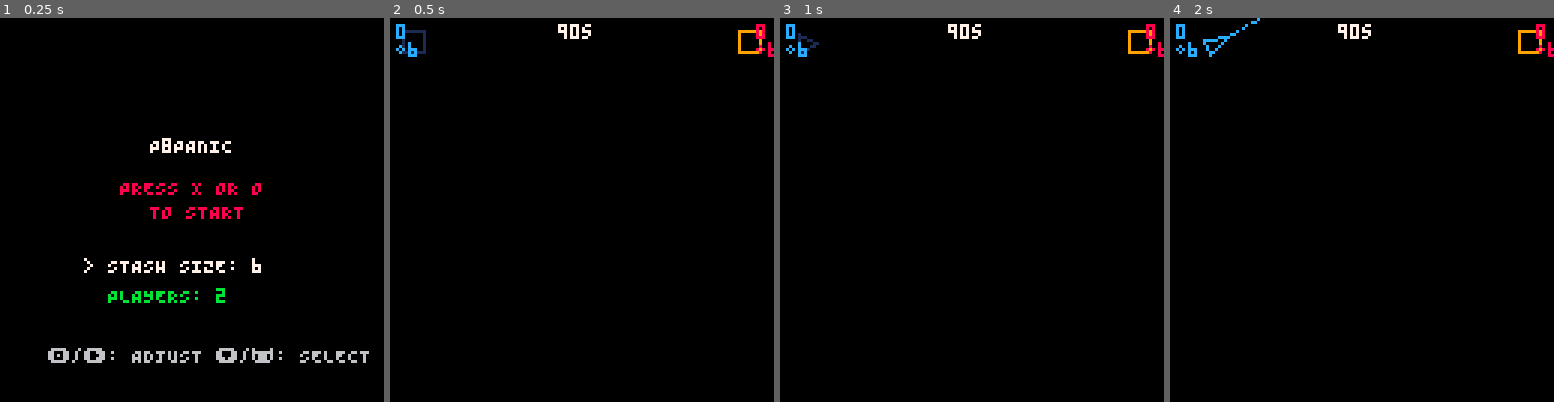
Above: before the commit, frames 1-4 (left to right).
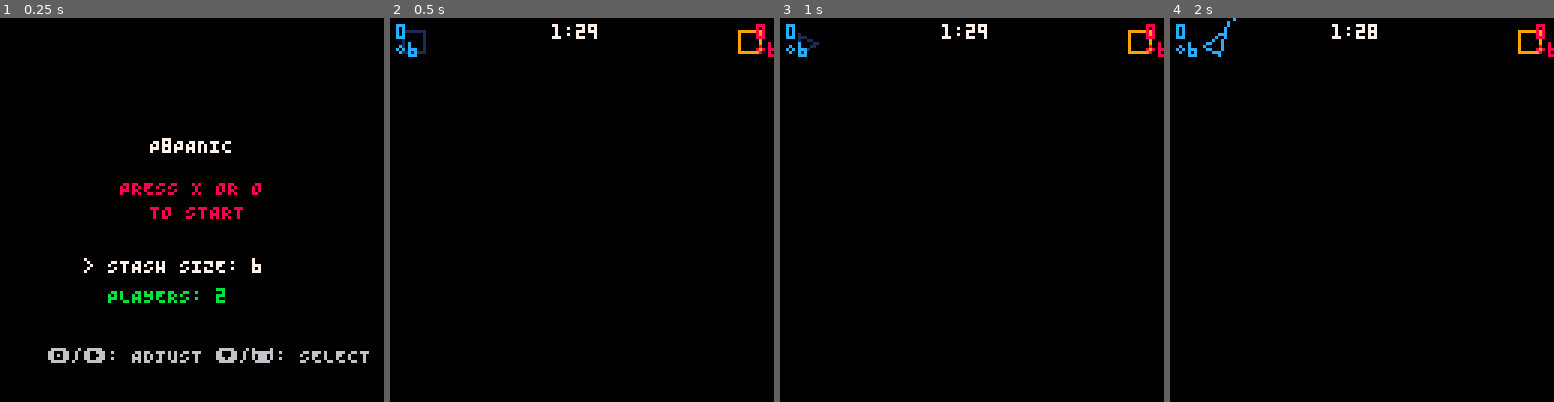
Above: after the commit, the same moments.

Repository: Arcadesys/p8panic
Game: PICO-8 cartridge p_8_panic.p8
Same seed, same stepped clock (60 frames per second), same inputs: the game is played once before the commit and once after it.
Inputs:
- Up to frame 1 (0.25 s): no input
- Up to frame 2 (0.5 s): tap X (X key) at 0.33 s
- Up to frame 3 (1 s): tap O (Z key) at 0.7 s
- Up to frame 4 (2 s): tap X (X key) at 1.07, 1.85 s; hold Right from 1.6 s (still down); tap O (Z key) at 1.7 s

Frame 1 is identical in both runs. In frame 2, 0.3% of the frame differs, in the area x 42-54%, y 1-6%; in frame 3, 0.3%; in frame 4, 0.5%, in the area x 8-54%, y 0-11%.

Commit message:
Refactor game logic and scoring: Improve error handling, reset defender states, and enhance timer display format; update cursor orientation management.

Diff:
--- a/p_8_panic.p8
+++ b/p_8_panic.p8
@@ -1,5 +1,5 @@
 pico-8 cartridge // http://www.pico-8.com
-version 42
+version 16
 __lua__
 ---@diagnostic disable: undefined-global
 -- p8panic - A game of tactical geometry
@@ -163,7 +163,9 @@
 -------------------------------------------
 -- Game Logic & Main Loop Integration    --
 -------------------------------------------
+-- Define the internal game logic update function
 function internal_update_game_logic()
+  -- Reset defender states before scoring
   for _, p_item in ipairs(pieces) do
     if p_item.type == "defender" then
       p_item.hits = 0
@@ -172,7 +174,13 @@
       p_item.captured_flag = false -- Reset captured flag
     end
   end
-  if score_pieces then score_pieces() else printh("Error: score_pieces is nil in internal_update_game_logic!") end
+
+  -- Call the scoring function from 2.scoring.lua
+  if score_pieces then
+    score_pieces()
+  else
+    printh("Error: score_pieces is nil in internal_update_game_logic!")
+  end
 end
 
 function go_to_state(new_state)
@@ -205,13 +213,24 @@
   end
 
   -- Assign function pointers here, after all tabs are loaded
-  original_update_game_logic_func = internal_update_game_logic
+  if internal_update_game_logic then
+    original_update_game_logic_func = internal_update_game_logic
+  else
+    printh("ERROR: internal_update_game_logic is NIL in _init!", true)
+    -- Define a fallback internal update function if needed
+    original_update_game_logic_func = function() end
+  end
+
   if update_controls then
     original_update_controls_func = update_controls
   else
     printh("ERROR: update_controls is NIL in _init!", true)
-  end
-  if not score_pieces then
+    -- Define a fallback controls function if needed
+    original_update_controls_func = function() end
+  end
+
+  -- Check if score_pieces is available (no need to assign it)
+  if not _ENV.score_pieces then
      printh("ERROR: score_pieces is NIL in _init!", true)
   end
 
@@ -266,8 +285,23 @@
 end
 
 function update_playing_state()
-  if original_update_controls_func then original_update_controls_func() else printh("Error: original_update_controls_func is nil!") end
-  if original_update_game_logic_func then original_update_game_logic_func() else printh("Error: original_update_game_logic_func is nil!") end
+  -- Update game controls
+  if original_update_controls_func then
+    original_update_controls_func()
+  else
+    printh("Error: original_update_controls_func is nil in update_playing_state!")
+  end
+
+  -- Update game logic - carefully wrapped to avoid errors
+  if original_update_game_logic_func then
+    if type(original_update_game_logic_func) == "function" then
+      original_update_game_logic_func()
+    else
+      printh("Error: original_update_game_logic_func is not a function in update_playing_state!")
+    end
+  else
+    printh("Error: original_update_game_logic_func is nil in update_playing_state!")
+  end
 
   -- Update game timer (decrease by 1/30th of a second each frame)
   GAME_TIMER = max(0, GAME_TIMER - (1/30))
@@ -284,16 +318,7 @@
   if current_game_state == GAME_STATE_MENU then
     update_menu_state()
   elseif current_game_state == GAME_STATE_PLAYING then
-    if original_update_controls_func then
-      original_update_controls_func()
-    else
-      printh("Error: original_update_controls_func is nil in _update!")
-    end
-    if original_update_game_logic_func then
-      original_update_game_logic_func()
-    else
-      printh("Error: original_update_game_logic_func is nil in _update!")
-    end
+    update_playing_state() -- Call the playing state update function
   end
 end
 
@@ -337,9 +362,11 @@
 end
 
 function draw_playing_state_elements()
-  -- Draw game timer at the top center - compact version
-  local timer_int = flr(GAME_TIMER)
-  local timer_str = timer_int .. "s"
+  -- Draw game timer at the top center in MM:SS format
+  local total_secs = flr(GAME_TIMER)
+  local mins = flr(total_secs / 60)
+  local secs = total_secs % 60
+  local timer_str = mins .. ":" .. (secs < 10 and "0" or "") .. secs
   local timer_x = 62 - #timer_str * 2
   local timer_color = 7 -- Default white
   if GAME_TIMER < 30 then timer_color = 8 end -- Red for low time
@@ -349,12 +376,8 @@
   for _, piece_obj in ipairs(pieces) do
     if piece_obj and piece_obj.draw then
       piece_obj:draw()
-      -- debug: show number of attackers targeting this defender on-screen
-      if piece_obj.type == "defender" then
-        local count_to_display = piece_obj.dbg_target_count or 0 -- Use dbg_target_count, default to 0 if nil
-        -- print count above defender
-        print(count_to_display, piece_obj.position.x + 4, piece_obj.position.y - 8, 7)
-      end
+      -- Debug display of attacker count removed
+      -- No longer showing numbers above defenders
     end
   end
 
@@ -603,9 +626,7 @@
 -->8
 -- src/2.scoring.lua
 -- Scoring Module
---#globals pieces player_manager ray_segment_intersect LASER_LEN _G
---#globals cos sin add ipairs del deli
---#globals player_manager ray_segment_intersect LASER_LEN
+--#globals pieces player_manager ray_segment_intersect LASER_LEN cos sin add ipairs del deli
 
 function reset_player_scores()
   if player_manager and player_manager.current_players then
@@ -622,6 +643,7 @@
     if p_obj then
       p_obj.hits = 0
       p_obj.targeting_attackers = {}
+      p_obj.dbg_target_count = nil -- Ensure debug display counter is cleared
       -- p_obj.state = nil -- or some default state if applicable
     end
   end
@@ -714,6 +736,11 @@
   for _, p_obj in ipairs(pieces) do -- Use global 'pieces' directly
     -- Pass global 'player_manager' directly
     _score_defender(p_obj, player_manager)
+
+    -- Clear any debug target count that might be set
+    if p_obj.type == "defender" then
+      p_obj.dbg_target_count = nil
+    end
   end
 
   local remaining_pieces = {}
@@ -727,8 +754,7 @@
   pieces = remaining_pieces
 end
 
--- Renamed from score_attackers to score_pieces to reflect broader scope
-score_pieces = score_pieces
+-- No need for any additional export - in PICO-8, functions are global by default
 -->8
 -- src/5.piece.lua
 
@@ -1150,6 +1176,9 @@
 
       -- Cycle piece/action type (using Button O)
       if btnp(🅾️, i - 1) then
+        -- Store the current orientation to maintain it when switching types
+        local current_orientation = cur.pending_orientation
+
         if cur.pending_type == "defender" then
           cur.pending_type = "attacker"
         elseif cur.pending_type == "attacker" then
@@ -1157,6 +1186,9 @@
         elseif cur.pending_type == "capture" then
           cur.pending_type = "defender"
         end
+
+        -- Keep the same orientation when switching types
+        cur.pending_orientation = current_orientation
       end
 
       -- Initiate placement/rotation with Button X.
@@ -1170,7 +1202,7 @@
           end
         else
           cur.control_state = CSTATE_ROTATE_PLACE
-          cur.pending_orientation = 0 -- Reset orientation when starting placement
+          -- No longer resetting orientation when starting placement
         end
       end
 
@@ -1240,7 +1272,7 @@
         cur.x = cur.spawn_x
         cur.y = cur.spawn_y
         cur.control_state = CSTATE_MOVE_SELECT
-        cur.pending_orientation = 0
+        -- Keeping the current orientation instead of resetting it
         cur.pending_type = "defender"
         cur.pending_color = (current_player_obj and current_player_obj:get_ghost_color()) or 7
       end
@@ -1253,7 +1285,7 @@
 local default_cursor_props={
   control_state=0,
   pending_type="defender",
-  pending_orientation=0,
+  pending_orientation=0.25, -- Start with a useful default angle
   color_select_idx=1,
   return_cooldown=0,
 }
@@ -1322,46 +1354,3 @@
   }
   return cur
 end
-…(27 lines of a section not shown)…
-__map__
-0102020202020202020202020202020300000000000000000000000000000000000000000000000000000000000000000000000000000000000000000000000000000000000000000000000000000000000000000000000000000000000000000000000000000000000000000000000000000000000000000000000000000000
-1100000000000000000000000000001300000000000000000000000000000000000000000000000000000000000000000000000000000000000000000000000000000000000000000000000000000000000000000000000000000000000000000000000000000000000000000000000000000000000000000000000000000000
-1100000000000000000000000000001300000000000000000000000000000000000000000000000000000000000000000000000000000000000000000000000000000000000000000000000000000000000000000000000000000000000000000000000000000000000000000000000000000000000000000000000000000000
-1100000000000000000000000000001300000000000000000000000000000000000000000000000000000000000000000000000000000000000000000000000000000000000000000000000000000000000000000000000000000000000000000000000000000000000000000000000000000000000000000000000000000000
-1100000000000000000000000000001300000000000000000000000000000000000000000000000000000000000000000000000000000000000000000000000000000000000000000000000000000000000000000000000000000000000000000000000000000000000000000000000000000000000000000000000000000000
-1100000000000000000000000000001300000000000000000000000000000000000000000000000000000000000000000000000000000000000000000000000000000000000000000000000000000000000000000000000000000000000000000000000000000000000000000000000000000000000000000000000000000000
-1100000000000000000000000000001300000000000000000000000000000000000000000000000000000000000000000000000000000000000000000000000000000000000000000000000000000000000000000000000000000000000000000000000000000000000000000000000000000000000000000000000000000000
-1100000000000000000000000000001300000000000000000000000000000000000000000000000000000000000000000000000000000000000000000000000000000000000000000000000000000000000000000000000000000000000000000000000000000000000000000000000000000000000000000000000000000000
-1100000000000000000000000000001300000000000000000000000000000000000000000000000000000000000000000000000000000000000000000000000000000000000000000000000000000000000000000000000000000000000000000000000000000000000000000000000000000000000000000000000000000000
-1100000000000000000000000000001300000000000000000000000000000000000000000000000000000000000000000000000000000000000000000000000000000000000000000000000000000000000000000000000000000000000000000000000000000000000000000000000000000000000000000000000000000000
-1100000000000000000000000000001300000000000000000000000000000000000000000000000000000000000000000000000000000000000000000000000000000000000000000000000000000000000000000000000000000000000000000000000000000000000000000000000000000000000000000000000000000000
-1100000000000000000000000000001300000000000000000000000000000000000000000000000000000000000000000000000000000000000000000000000000000000000000000000000000000000000000000000000000000000000000000000000000000000000000000000000000000000000000000000000000000000
-1100000000000000000000000000001300000000000000000000000000000000000000000000000000000000000000000000000000000000000000000000000000000000000000000000000000000000000000000000000000000000000000000000000000000000000000000000000000000000000000000000000000000000
-1100000000000000000000000000001300000000000000000000000000000000000000000000000000000000000000000000000000000000000000000000000000000000000000000000000000000000000000000000000000000000000000000000000000000000000000000000000000000000000000000000000000000000
-2122222222222222222222222222222300000000000000000000000000000000000000000000000000000000000000000000000000000000000000000000000000000000000000000000000000000000000000000000000000000000000000000000000000000000000000000000000000000000000000000000000000000000
--- a/src/0.init.lua
+++ b/src/0.init.lua
@@ -160,7 +160,9 @@
 -------------------------------------------
 -- Game Logic & Main Loop Integration    --
 -------------------------------------------
+-- Define the internal game logic update function
 function internal_update_game_logic()
+  -- Reset defender states before scoring
   for _, p_item in ipairs(pieces) do
     if p_item.type == "defender" then
       p_item.hits = 0
@@ -169,7 +171,13 @@
       p_item.captured_flag = false -- Reset captured flag
     end
   end
-  if score_pieces then score_pieces() else printh("Error: score_pieces is nil in internal_update_game_logic!") end
+
+  -- Call the scoring function from 2.scoring.lua
+  if score_pieces then
+    score_pieces()
+  else
+    printh("Error: score_pieces is nil in internal_update_game_logic!")
+  end
 end
 
 function go_to_state(new_state)
@@ -202,13 +210,24 @@
   end
 
   -- Assign function pointers here, after all tabs are loaded
-  original_update_game_logic_func = internal_update_game_logic
+  if internal_update_game_logic then
+    original_update_game_logic_func = internal_update_game_logic
+  else
+    printh("ERROR: internal_update_game_logic is NIL in _init!", true)
+    -- Define a fallback internal update function if needed
+    original_update_game_logic_func = function() end
+  end
+
   if update_controls then
     original_update_controls_func = update_controls
   else
     printh("ERROR: update_controls is NIL in _init!", true)
-  end
-  if not score_pieces then
+    -- Define a fallback controls function if needed
+    original_update_controls_func = function() end
+  end
+
+  -- Check if score_pieces is available (no need to assign it)
+  if not _ENV.score_pieces then
      printh("ERROR: score_pieces is NIL in _init!", true)
   end
 
@@ -263,8 +282,23 @@
 end
 
 function update_playing_state()
-  if original_update_controls_func then original_update_controls_func() else printh("Error: original_update_controls_func is nil!") end
-  if original_update_game_logic_func then original_update_game_logic_func() else printh("Error: original_update_game_logic_func is nil!") end
+  -- Update game controls
+  if original_update_controls_func then
+    original_update_controls_func()
+  else
+    printh("Error: original_update_controls_func is nil in update_playing_state!")
+  end
+
+  -- Update game logic - carefully wrapped to avoid errors
+  if original_update_game_logic_func then
+    if type(original_update_game_logic_func) == "function" then
+      original_update_game_logic_func()
+    else
+      printh("Error: original_update_game_logic_func is not a function in update_playing_state!")
+    end
+  else
+    printh("Error: original_update_game_logic_func is nil in update_playing_state!")
+  end
 
   -- Update game timer (decrease by 1/30th of a second each frame)
   GAME_TIMER = max(0, GAME_TIMER - (1/30))
@@ -281,16 +315,7 @@
   if current_game_state == GAME_STATE_MENU then
     update_menu_state()
   elseif current_game_state == GAME_STATE_PLAYING then
-    if original_update_controls_func then
-      original_update_controls_func()
-    else
-      printh("Error: original_update_controls_func is nil in _update!")
-    end
-    if original_update_game_logic_func then
-      original_update_game_logic_func()
-    else
-      printh("Error: original_update_game_logic_func is nil in _update!")
-    end
+    update_playing_state() -- Call the playing state update function
   end
 end
 
@@ -334,9 +359,11 @@
 end
 
 function draw_playing_state_elements()
-  -- Draw game timer at the top center - compact version
-  local timer_int = flr(GAME_TIMER)
-  local timer_str = timer_int .. "s"
+  -- Draw game timer at the top center in MM:SS format
+  local total_secs = flr(GAME_TIMER)
+  local mins = flr(total_secs / 60)
+  local secs = total_secs % 60
+  local timer_str = mins .. ":" .. (secs < 10 and "0" or "") .. secs
   local timer_x = 62 - #timer_str * 2
   local timer_color = 7 -- Default white
   if GAME_TIMER < 30 then timer_color = 8 end -- Red for low time
@@ -346,12 +373,8 @@
   for _, piece_obj in ipairs(pieces) do
     if piece_obj and piece_obj.draw then
       piece_obj:draw()
-      -- debug: show number of attackers targeting this defender on-screen
-      if piece_obj.type == "defender" then
-        local count_to_display = piece_obj.dbg_target_count or 0 -- Use dbg_target_count, default to 0 if nil
-        -- print count above defender
-        print(count_to_display, piece_obj.position.x + 4, piece_obj.position.y - 8, 7)
-      end
+      -- Debug display of attacker count removed
+      -- No longer showing numbers above defenders
     end
   end
 
--- a/src/2.scoring.lua
+++ b/src/2.scoring.lua
@@ -1,8 +1,6 @@
 -- src/2.scoring.lua
 -- Scoring Module
---#globals pieces player_manager ray_segment_intersect LASER_LEN _G
---#globals cos sin add ipairs del deli
---#globals player_manager ray_segment_intersect LASER_LEN
+--#globals pieces player_manager ray_segment_intersect LASER_LEN cos sin add ipairs del deli
 
 function reset_player_scores()
   if player_manager and player_manager.current_players then
@@ -19,6 +17,7 @@
     if p_obj then
       p_obj.hits = 0
       p_obj.targeting_attackers = {}
+      p_obj.dbg_target_count = nil -- Ensure debug display counter is cleared
       -- p_obj.state = nil -- or some default state if applicable
     end
   end
@@ -111,6 +110,11 @@
   for _, p_obj in ipairs(pieces) do -- Use global 'pieces' directly
     -- Pass global 'player_manager' directly
     _score_defender(p_obj, player_manager)
+
+    -- Clear any debug target count that might be set
+    if p_obj.type == "defender" then
+      p_obj.dbg_target_count = nil
+    end
   end
 
   local remaining_pieces = {}
@@ -124,5 +128,4 @@
   pieces = remaining_pieces
 end
 
--- Renamed from score_attackers to score_pieces to reflect broader scope
-score_pieces = score_pieces
+-- No need for any additional export - in PICO-8, functions are global by default
--- a/src/5.controls.lua
+++ b/src/5.controls.lua
@@ -25,6 +25,9 @@
 
       -- Cycle piece/action type (using Button O)
       if btnp(🅾️, i - 1) then
+        -- Store the current orientation to maintain it when switching types
+        local current_orientation = cur.pending_orientation
+
         if cur.pending_type == "defender" then
           cur.pending_type = "attacker"
         elseif cur.pending_type == "attacker" then
@@ -32,6 +35,9 @@
         elseif cur.pending_type == "capture" then
           cur.pending_type = "defender"
         end
+
+        -- Keep the same orientation when switching types
+        cur.pending_orientation = current_orientation
       end
 
       -- Initiate placement/rotation with Button X.
@@ -45,7 +51,7 @@
           end
         else
           cur.control_state = CSTATE_ROTATE_PLACE
-          cur.pending_orientation = 0 -- Reset orientation when starting placement
+          -- No longer resetting orientation when starting placement
         end
       end
 
@@ -115,7 +121,7 @@
         cur.x = cur.spawn_x
         cur.y = cur.spawn_y
         cur.control_state = CSTATE_MOVE_SELECT
-        cur.pending_orientation = 0
+        -- Keeping the current orientation instead of resetting it
         cur.pending_type = "defender"
         cur.pending_color = (current_player_obj and current_player_obj:get_ghost_color()) or 7
       end
--- a/src/7.cursor.lua
+++ b/src/7.cursor.lua
@@ -1,7 +1,7 @@
 local default_cursor_props={
   control_state=0,
   pending_type="defender",
-  pending_orientation=0,
+  pending_orientation=0.25, -- Start with a useful default angle
   color_select_idx=1,
   return_cooldown=0,
 }
Not shown, changed: 27 lines of the sprite sheet (__gfx__) section of p_8_panic.p8
